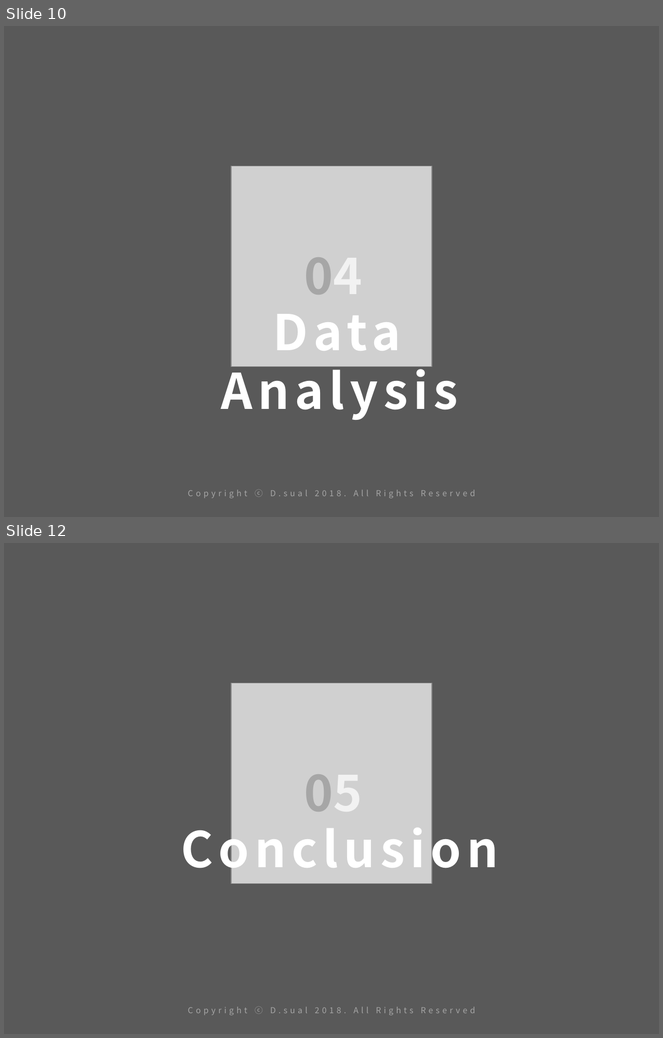
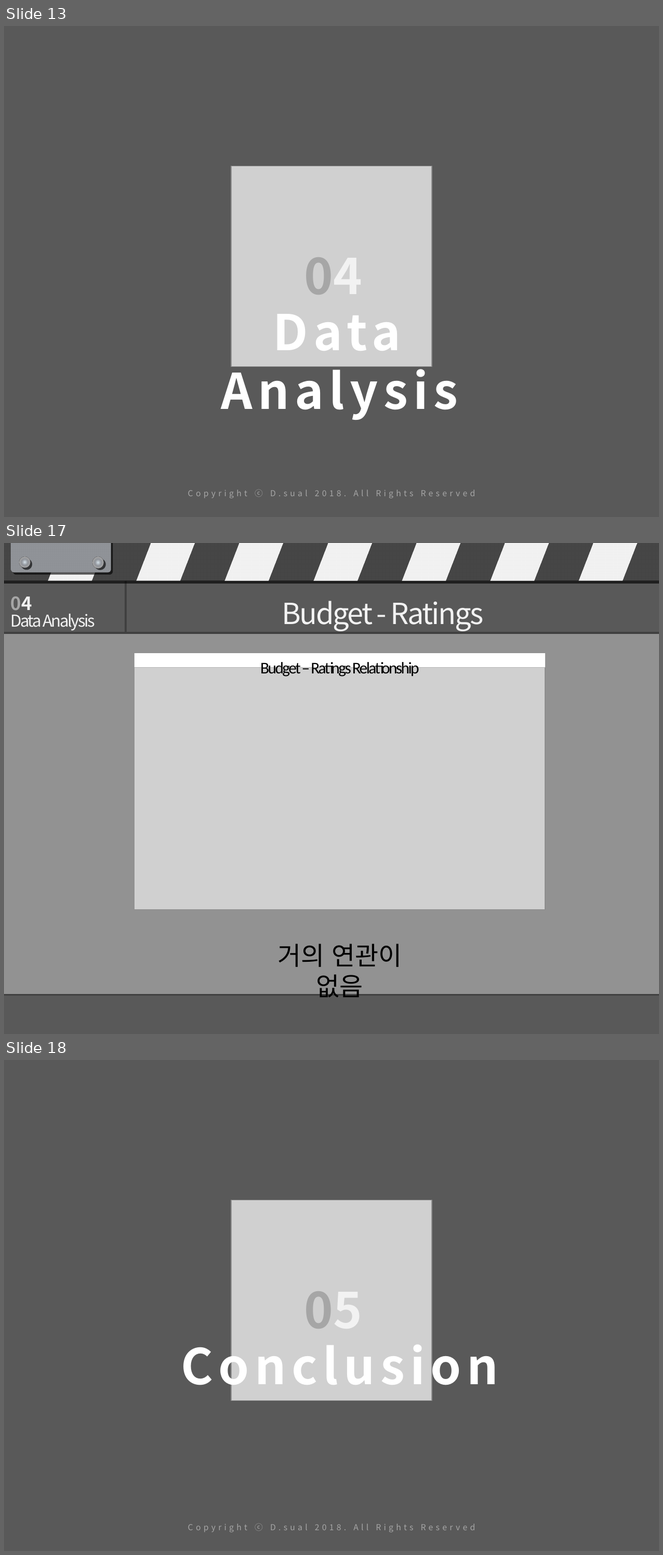
Before and after one commit to asmath472/21SRproject, a slide deck: R final presentation.pptx. Shown one above the other, each under a label of ours: slides 10 and 12 before the commit, slides 13, 17 and 18 after it; the slides between them are not shown. The pictures are 663x1038 and 663x1555 pixels, drawn with LibreOffice and Linux fonts; fonts in the diff are those of the drawing; grey boxes stand for pictures. Boxes give left, top, right and bottom in pixels: in the first picture for what was removed or moved away, otherwise in the second. Text is boxed around its words. In the diff, an @@ line names an element or a change of style, - is before the commit and + after.

```diff
--- a/R final presentation.pptx
+++ b/R final presentation.pptx
@@ slide 17 added at <box>4,543,659,1034</box>, background #595959 @@
@@ rectangle added at <box>4,543,659,581</box>, fill #404040 @@
@@ rounded rectangle added at <box>11,543,111,573</box>, fill #92959B @@
@@ ellipse added at <box>19,557,30,568</box>, fill gradient #D7E2EA to #B6BEC5 to #92959B to #A6A6A6 to #595959 @@
@@ parallelogram added at <box>48,543,110,581</box>, fill #FFFFFF @@
@@ ellipse added at <box>92,557,104,568</box>, fill gradient #D7E2EA to #B6BEC5 to #92959B to #A6A6A6 to #595959 @@
@@ parallelogram added at <box>137,543,198,581</box>, fill #FFFFFF @@
@@ parallelogram added at <box>225,543,287,581</box>, fill #FFFFFF @@
@@ parallelogram added at <box>313,543,375,581</box>, fill #FFFFFF @@
@@ parallelogram added at <box>402,543,464,581</box>, fill #FFFFFF @@
@@ parallelogram added at <box>490,543,553,581</box>, fill #FFFFFF @@
@@ parallelogram added at <box>579,543,641,581</box>, fill #FFFFFF @@
@@ line added from (126, 581) to (126, 633), #404040 2 pt @@
@@ text added at <box>10,597,32,610</box>, 20 pt, text #A6A6A6, bold @@
+04
@@ text added at <box>282,601,483,631</box>, 32 pt, text #F2F2F2 @@
+Budget - Ratings
@@ text added at <box>10,614,95,631</box>, 18 pt, text #F2F2F2 @@
+Data Analysis
@@ rounded rectangle added at <box>4,633,659,995</box>, fill #FFFFFF at 35% opacity @@
@@ line added from (4, 633) to (659, 633), #404040 2 pt @@
@@ picture added at <box>135,667,545,910</box> @@
@@ rectangle added at <box>135,653,545,667</box>, fill #FFFFFF @@
@@ text added at <box>260,660,419,677</box>, 18 pt, text #000000 @@
+Budget – Ratings Relationship
@@ text added at <box>278,944,402,1002</box>, 28 pt, text #000000 @@
+거의 연관이 없음
@@ line added from (4, 995) to (659, 995), #404040 2 pt @@
@@ rectangle added at <box>165,1001,516,1020</box>, fill #595959 @@
@@ what was slide 10 is now slide 13 @@
@@ what was slide 12 is now slide 18 @@
```
Also in this commit, not shown: 5 slides changed, 7 other slides added, 2 slides removed.
